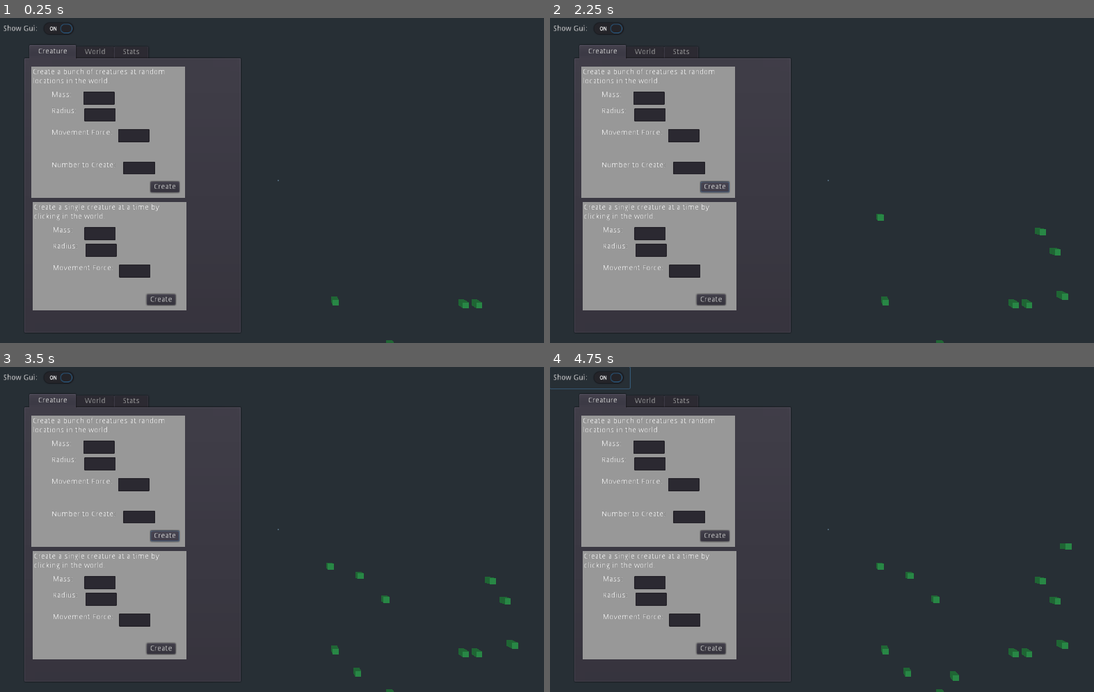
Above: before the commit, frames 1-4 (two rows, left to right).
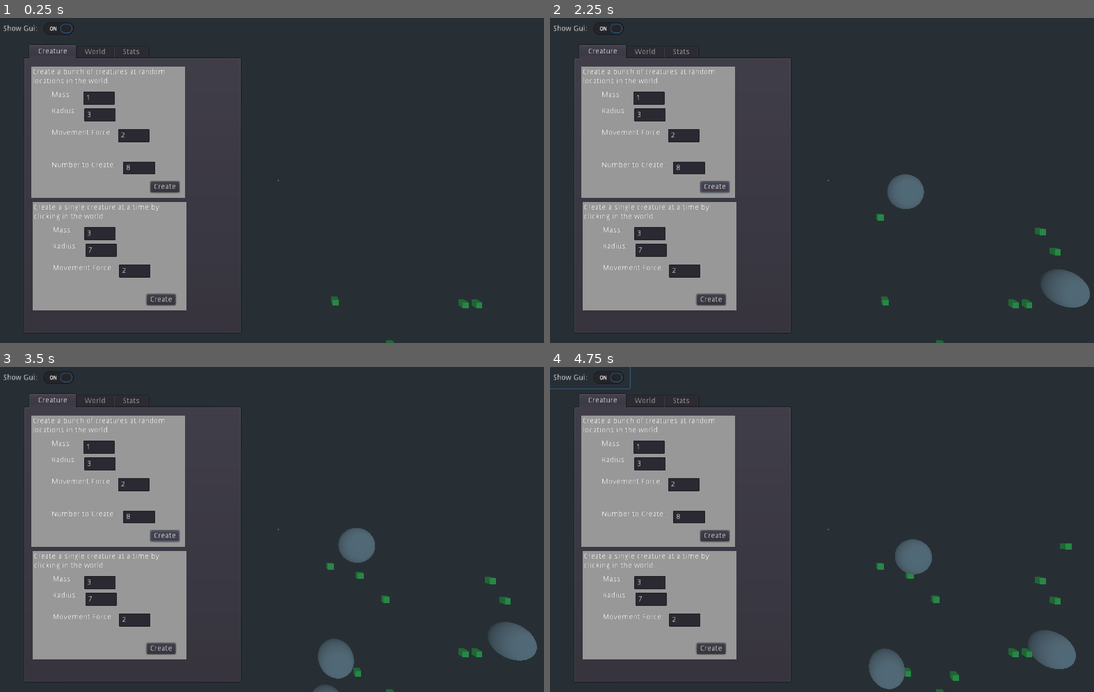
Above: after the commit, the same moments.

Repository: MeLikeyCode/EvolutionSimulatorWeb
Game: Godot game, scene res://Scenes/World.tscn
The game is run twice, just before and just after one commit, with the same random seed, the same clock (stepped at 60 frames per second) and the same inputs.
Inputs (mouse positions are in pixels of both pictures, inside the frame that each line leads up to):
- Up to frame 1 (0.25 s): no input
- Up to frame 2 (2.25 s): click "Show Gui:" at 0.5 s; click "Show Gui:" at 1.25 s; click "Create" at 2 s
- Up to frame 3 (3.5 s): click "Create" at 2.75 s
- Up to frame 4 (4.75 s): click "Show Gui:" at 3.5 s; tap Enter at 4.25 s; move the mouse to (952, 513) at 4.27 s; click (952, 513) at 4.42 s

The runs differ from the first frame. In frame 1, less than 0.1% of the frame differs, in the area x 15-24%, y 23-79%; in frame 2, 1.4%; in frame 3, 2.1%, in the area x 15-99%, y 23-100%; in frame 4, 2.0%.

Commit message:
Add some defaults for the GUI.

Diff:
--- a/Scenes/GUI.tscn
+++ b/Scenes/GUI.tscn
@@ -25,6 +25,9 @@
 margin_bottom = 40.0
 pressed = true
 text = "Show Gui: "
+__meta__ = {
+"_edit_use_anchors_": false
+}
 
 [node name="TabContainer" type="TabContainer" parent="."]
 margin_left = 46.0
@@ -85,18 +88,24 @@
 margin_top = 46.0
 margin_right = 153.0
 margin_bottom = 70.0
+text = "1"
+__meta__ = {
+"_edit_use_anchors_": false
+}
 
 [node name="LineEdit2" type="LineEdit" parent="TabContainer/Creature/Panel/Panel"]
 margin_left = 97.0
 margin_top = 77.0
 margin_right = 155.0
 margin_bottom = 101.0
+text = "3"
 
 [node name="LineEdit3" type="LineEdit" parent="TabContainer/Creature/Panel/Panel"]
 margin_left = 169.0
 margin_top = 175.0
 margin_right = 227.0
 margin_bottom = 199.0
+text = "8"
 
 [node name="Label5" type="Label" parent="TabContainer/Creature/Panel/Panel"]
 margin_left = 37.0
@@ -110,6 +119,7 @@
 margin_top = 115.0
 margin_right = 217.0
 margin_bottom = 139.0
+text = "2"
 
 [node name="Label6" type="Label" parent="TabContainer/Creature/Panel/Panel"]
 margin_left = 2.0
@@ -152,12 +162,17 @@
 margin_top = 46.0
 margin_right = 153.0
 margin_bottom = 70.0
+text = "3"
 
 [node name="LineEdit2" type="LineEdit" parent="TabContainer/Creature/Panel/Panel2"]
 margin_left = 97.0
 margin_top = 77.0
 margin_right = 155.0
 margin_bottom = 101.0
+text = "7"
+__meta__ = {
+"_edit_use_anchors_": false
+}
 
 [node name="Label5" type="Label" parent="TabContainer/Creature/Panel/Panel2"]
 margin_left = 37.0
@@ -171,6 +186,7 @@
 margin_top = 115.0
 margin_right = 217.0
 margin_bottom = 139.0
+text = "2"
 
 [node name="Label6" type="Label" parent="TabContainer/Creature/Panel/Panel2"]
 margin_left = 2.0
@@ -339,6 +355,9 @@
 margin_right = 380.0
 margin_bottom = 152.0
 custom_styles/panel = SubResource( 4 )
+__meta__ = {
+"_edit_use_anchors_": false
+}
 
 [node name="Label" type="Label" parent="TabContainer/Stats/Panel/Panel"]
 margin_left = 10.0
@@ -373,28 +392,28 @@
 margin_top = 36.0
 margin_right = 313.0
 margin_bottom = 50.0
-text = "asdfas"
+text = "not enough data"
 
 [node name="Label6" type="Label" parent="TabContainer/Stats/Panel/Panel"]
 margin_left = 180.0
 margin_top = 56.0
 margin_right = 313.0
 margin_bottom = 70.0
-text = "asdfas"
+text = "not enough data"
 
 [node name="Label7" type="Label" parent="TabContainer/Stats/Panel/Panel"]
 margin_left = 180.0
 margin_top = 80.0
 margin_right = 313.0
 margin_bottom = 94.0
-text = "asdfas"
+text = "not enough data"
 
 [node name="Label9" type="Label" parent="TabContainer/Stats/Panel/Panel"]
 margin_left = 180.0
 margin_top = 110.0
 margin_right = 313.0
 margin_bottom = 124.0
-text = "asdfas"
+text = "not enough data"
 
 [node name="Label8" type="Label" parent="TabContainer/Stats/Panel/Panel"]
 margin_left = 32.0
@@ -456,35 +475,35 @@
 margin_top = 30.0
 margin_right = 246.0
 margin_bottom = 44.0
-text = "asdf"
+text = "select a creature!"
 
 [node name="Label8" type="Label" parent="TabContainer/Stats/Panel/Panel2"]
 margin_left = 90.0
 margin_top = 50.0
 margin_right = 246.0
 margin_bottom = 64.0
-text = "asdf"
+text = "select a creature!"
 
 [node name="Label9" type="Label" parent="TabContainer/Stats/Panel/Panel2"]
 margin_left = 160.0
 margin_top = 69.0
 margin_right = 316.0
 margin_bottom = 83.0
-text = "asdf"
+text = "select a creature!"
 
 [node name="Label10" type="Label" parent="TabContainer/Stats/Panel/Panel2"]
 margin_left = 200.0
 margin_top = 90.0
 margin_right = 356.0
 margin_bottom = 104.0
-text = "asdf"
+text = "select a creature!"
 
 [node name="Label11" type="Label" parent="TabContainer/Stats/Panel/Panel2"]
 margin_left = 200.0
 margin_top = 110.0
 margin_right = 356.0
 margin_bottom = 124.0
-text = "asdf"
+text = "select a creature!"
 
 [node name="Button" type="Button" parent="TabContainer/Stats/Panel/Panel2"]
 margin_left = 260.0
--- a/Scripts/Creature.gd
+++ b/Scripts/Creature.gd
@@ -166,12 +166,15 @@
 # Executed when this creature collides with another.
 func OnCollisionWithCreature(otherCreature):
 	if typeof(otherCreature) == typeof(self):
+		print ("two creatures collided!")
 		var asCreature = otherCreature as Creature
-		if self.creature_mass != asCreature.mass:
-			var biggerCreature = self if self.creature_mass > asCreature.mass else asCreature
+		if self.creature_mass != asCreature.creature_mass:
+			print ("not the same mass")
+			var biggerCreature = self if self.creature_mass > asCreature.creature_mass else asCreature
 			var smallerCreature = asCreature if biggerCreature == self else self
-			biggerCreature.currentEnergy += smallerCreature.mass * 100
+			biggerCreature.currentEnergy += smallerCreature.creature_mass * 100
 			biggerCreature.numCreaturesEaten += 1;
+			print("deleting smaller creature")
 			self.DeleteCreature();
 
 # Removes the creature from the World and then QueueFrees it.
Not shown, changed: .gitignore
